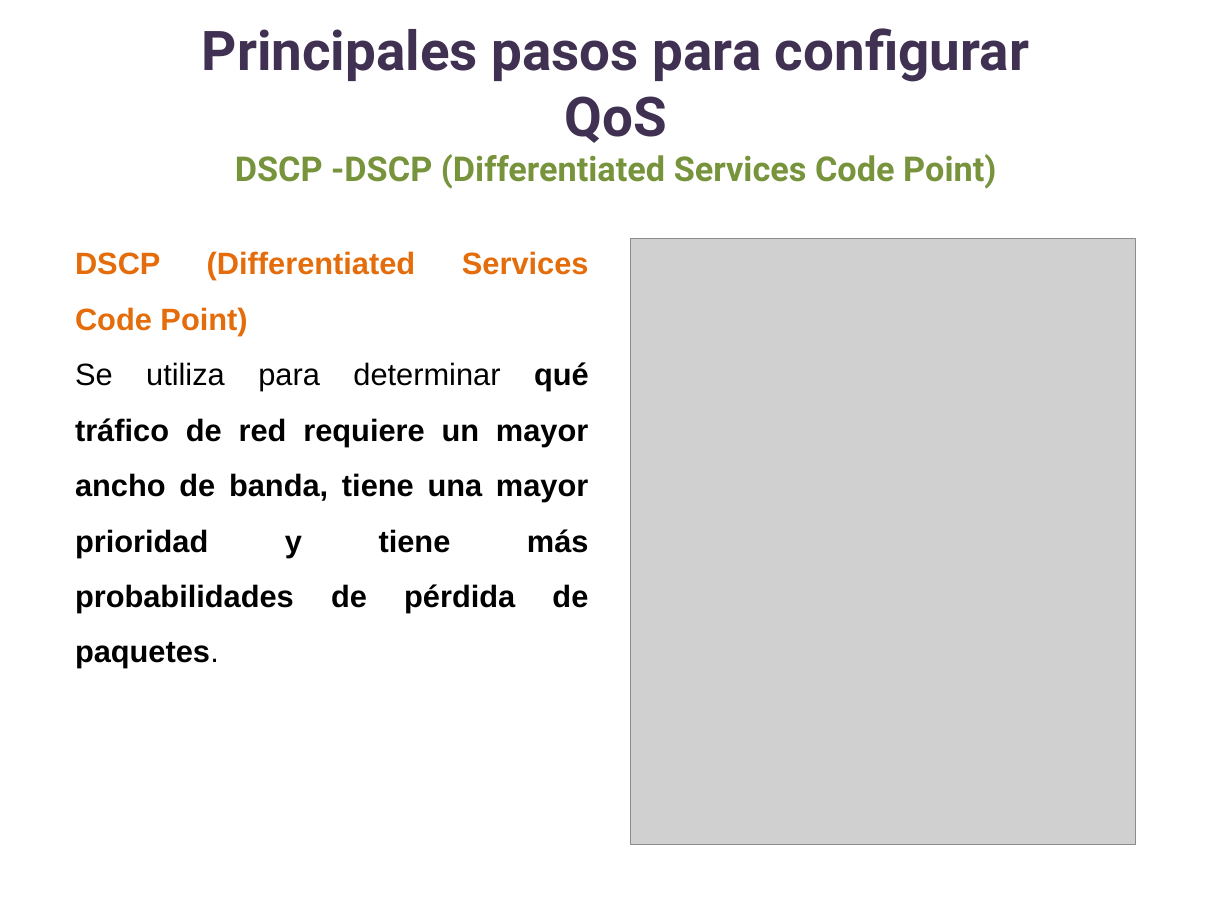
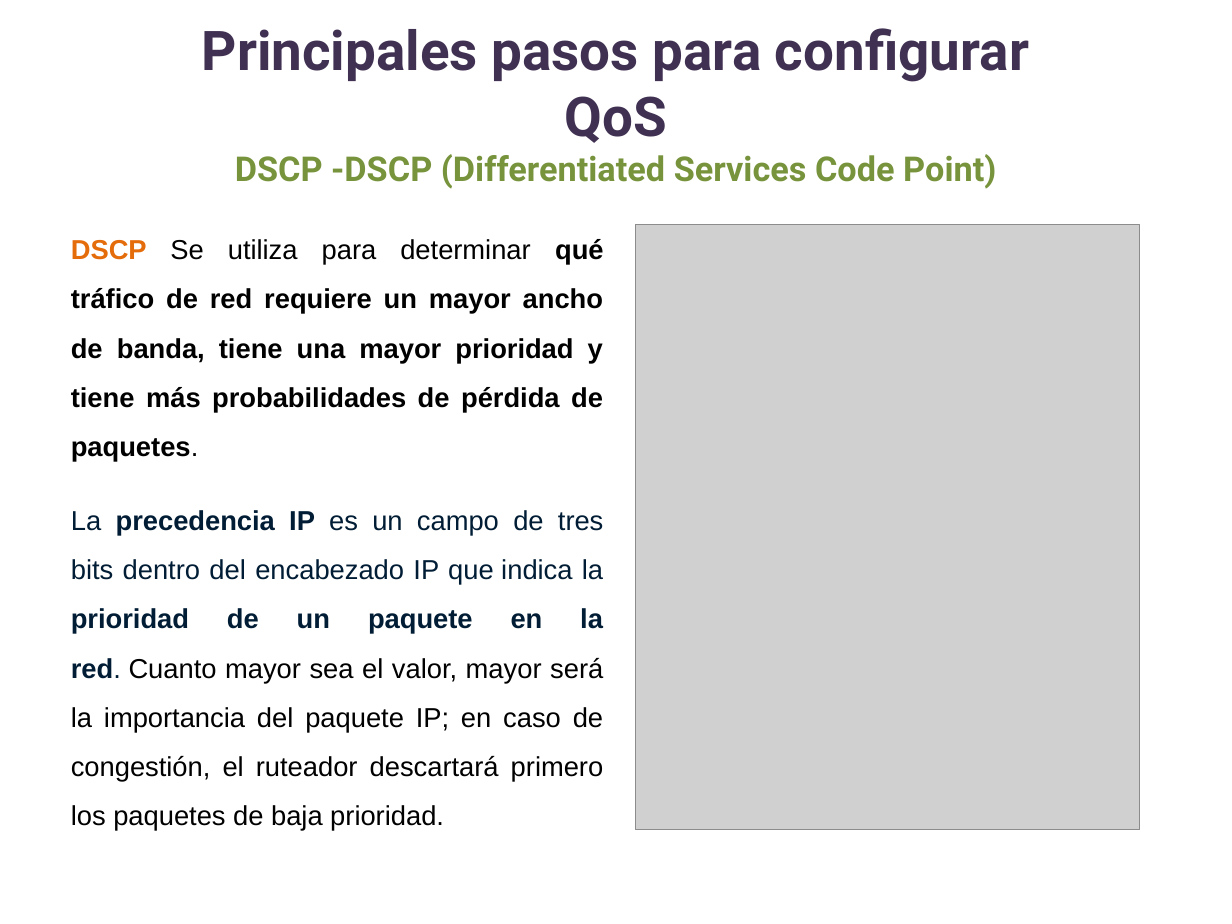
Before and after one commit to lizetheP/WAN, a slide deck: slide 22 of Calendario2025/Presentaciones/13_QoS.pptx (slide 33 before the commit). Drawn at 1232x924 pixels with LibreOffice and Linux fonts; fonts in the diff are those of the drawing; grey boxes stand for pictures. Boxes give left, top, right and bottom in pixels: in the first picture for what was removed or moved away, otherwise in the second. Text is boxed around its words. In the diff, an @@ line names an element or a change of style, - is before the commit and + after.

```diff
--- a/Calendario2025/Presentaciones/13_QoS.pptx
+++ b/Calendario2025/Presentaciones/13_QoS.pptx
@@ text at (71, 239, 604, 831): text changed; size 18 to 16 pt; bold off @@
-DSCP (Differentiated Services Code Point)
-Se utiliza para determinar qué tráfico de red requiere un mayor ancho de banda, tiene una mayor prioridad y tiene más probabilidades de pérdida de paquetes.
+DSCP Se utiliza para determinar qué tráfico de red requiere un mayor ancho de banda, tiene una mayor prioridad y tiene más probabilidades de pérdida de paquetes.
+La precedencia IP es un campo de tres bits dentro del encabezado IP que indica la prioridad de un paquete en la red. Cuanto mayor sea el valor, mayor será la importancia del paquete IP; en caso de congestión, el ruteador descartará primero los paquetes de baja prioridad.
@@ picture: place and size @@
-picture at (631, 239, 1135, 844)
+picture at (636, 224, 1140, 829)
```
Also in this commit, not shown: 7 other slides changed, 11 slides removed, 29 other files.
